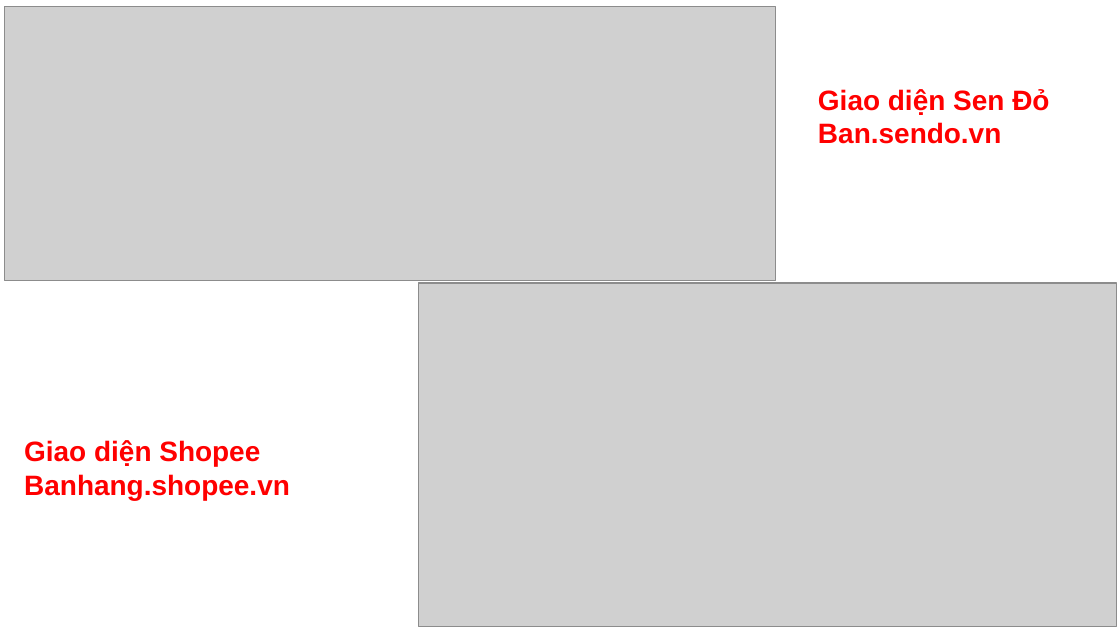
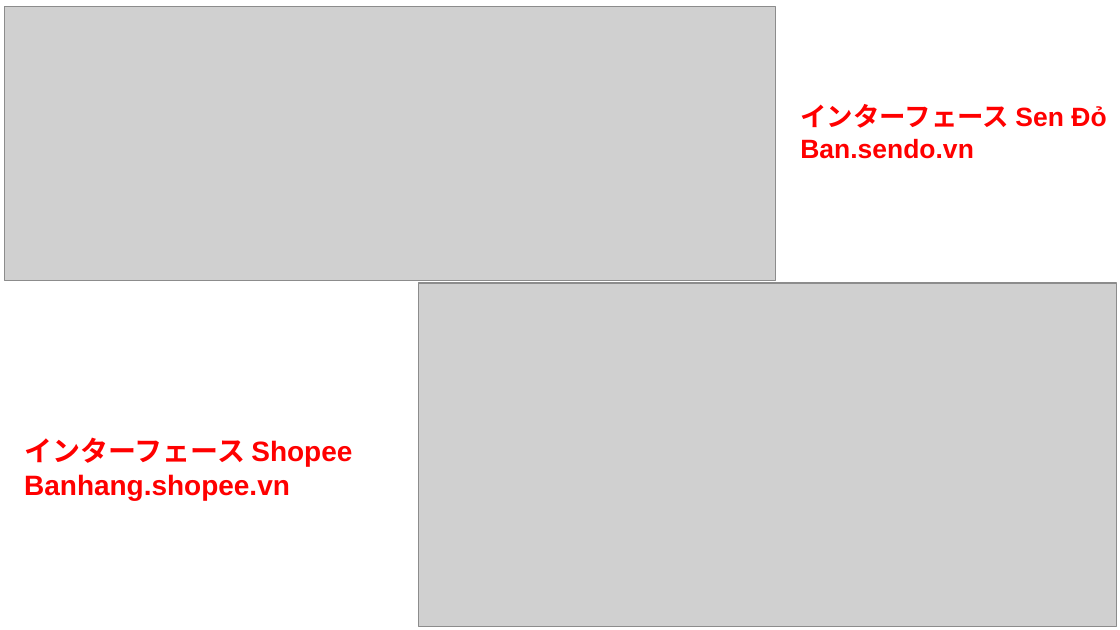
Before and after one commit to phamkhanhminhman/doan-laravel, a slide deck: slide 13 of Slide-Japanese.pptx (slide 9 before the commit). Drawn at 1120x630 pixels with LibreOffice and Linux fonts; fonts in the diff are those of the drawing; grey boxes stand for pictures; background and template pictures are left out. Boxes give left, top, right and bottom in pixels: in the first picture for what was removed or moved away, otherwise in the second. Text is boxed around its words. In the diff, an @@ line names an element or a change of style, - is before the commit and + after.

```diff
--- a/Slide-Japanese.pptx
+++ b/Slide-Japanese.pptx
@@ text "インターフェース Sen Đỏ": place and size @@
-text "インターフェース Sen Đỏ" at <box>818,89,1049,144</box>
+text "インターフェース Sen Đỏ" at <box>800,104,1106,159</box>
@@ text at <box>800,104,1106,128</box>: text changed; size 18 to 17 pt @@
-Giao diện Sen Đỏ
+インターフェース Sen Đỏ
@@ text at <box>800,138,974,159</box>: size 18 to 17 pt in "Ban.sendo.vn" @@
@@ text at <box>24,437,352,467</box>: text changed @@
-Giao diện Shopee
+インターフェース Shopee
```
Also in this commit, not shown: 1 other slide changed, 22 slides added, 16 slides removed, 17 other files.
